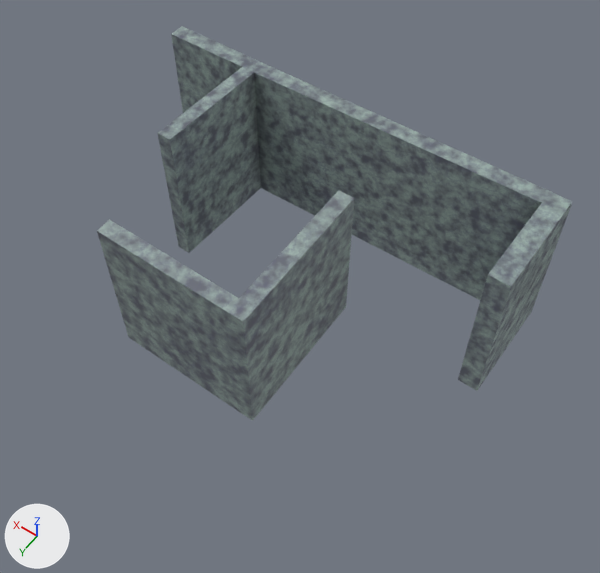
The Blender file Assets/Models/blender~/Roof3.blend as it was, and as the next commit left it.
Camera for both pictures: a 50 mm lens placed at (-5.35, 8.54, 11.26), pointed at (-0.34, 1.53, 0.26). The axes (+X, +Y, +Z) are drawn at lower left. The lights are the same throughout. The first picture is the older version.
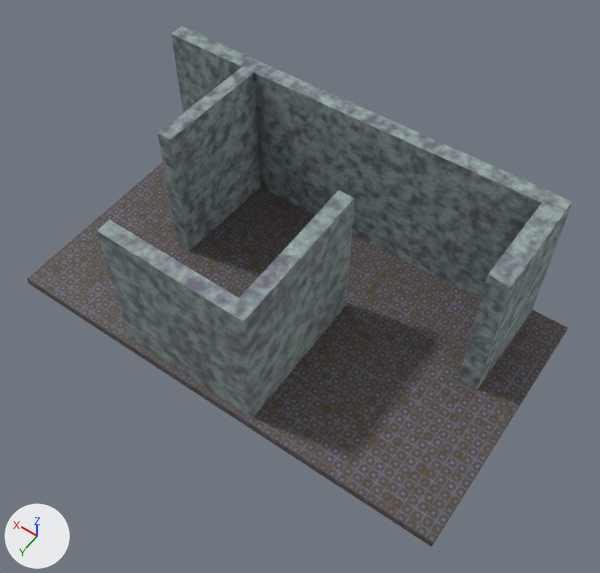
What changed in the scene script:
```text
Add img_ucupaint_ceiling_color:
    img_ucupaint_ceiling_color = load_image('Ucupaint Ceiling Color', '../textures/Roof3Ceiling.png', 2048, 2048, 'sRGB')
Add img_ucupaint_floor_color:
    img_ucupaint_floor_color = load_image('Ucupaint Floor Color', '../textures/Roof3 floor.png', 2048, 2048, 'sRGB')
Add mat_ceilingbaked:
    mat_ceilingbaked = principled_material('CeilingBaked')
    mat_ceilingbaked.texture = img_ucupaint_ceiling_color
    mat_ceilingbaked.roughness = 0.611
    mat_ceilingbaked.alpha = 0.945
Add mat_floorbaked:
    mat_floorbaked = principled_material('FloorBaked')
    mat_floorbaked.texture = img_ucupaint_floor_color
    mat_floorbaked.alpha = 0.98
Change me_cube_253:
    where me_cube_253.from_pydata(...)  # 60 vertices, 58 faces; spans x -4.62..4.01, y -2.41..2.37, z 0.08..0.23
    used by ob_cube_214; location = (0.34, 1.29, -1.01); rotation_euler = (0.0, 0.0, 0.00122), in degrees (0, 0, 0.1)
    me_cube_253 part 1: all 38 faces centred in x -4.61..4.01, y -2.4..2.36, z 0.15..0.23 switch from mat_colorgrid to mat_floorbaked (picture img_ucupaint_floor_color)
    add me_cube_253.materials.append(mat_ceilingbaked)  # picture img_ucupaint_ceiling_color
Change ob_cube_214:
    remove ob_cube_214.hide_render = True
```

Boxes [x1, y1, x2, y2] around the edits, measured in the pictures (600 x 573 px):
'Cube.214', shown: after [27, 162, 568, 547]
